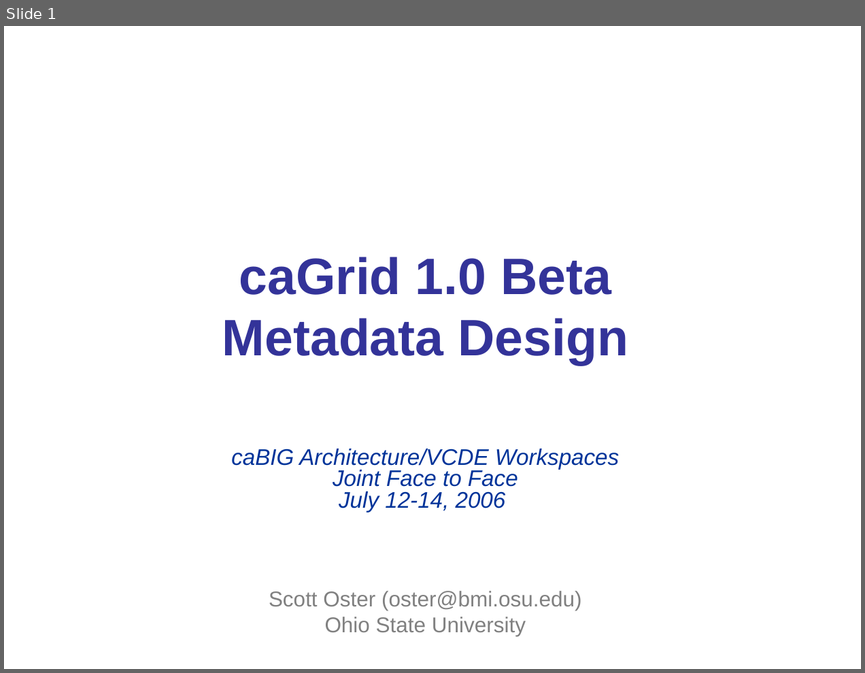
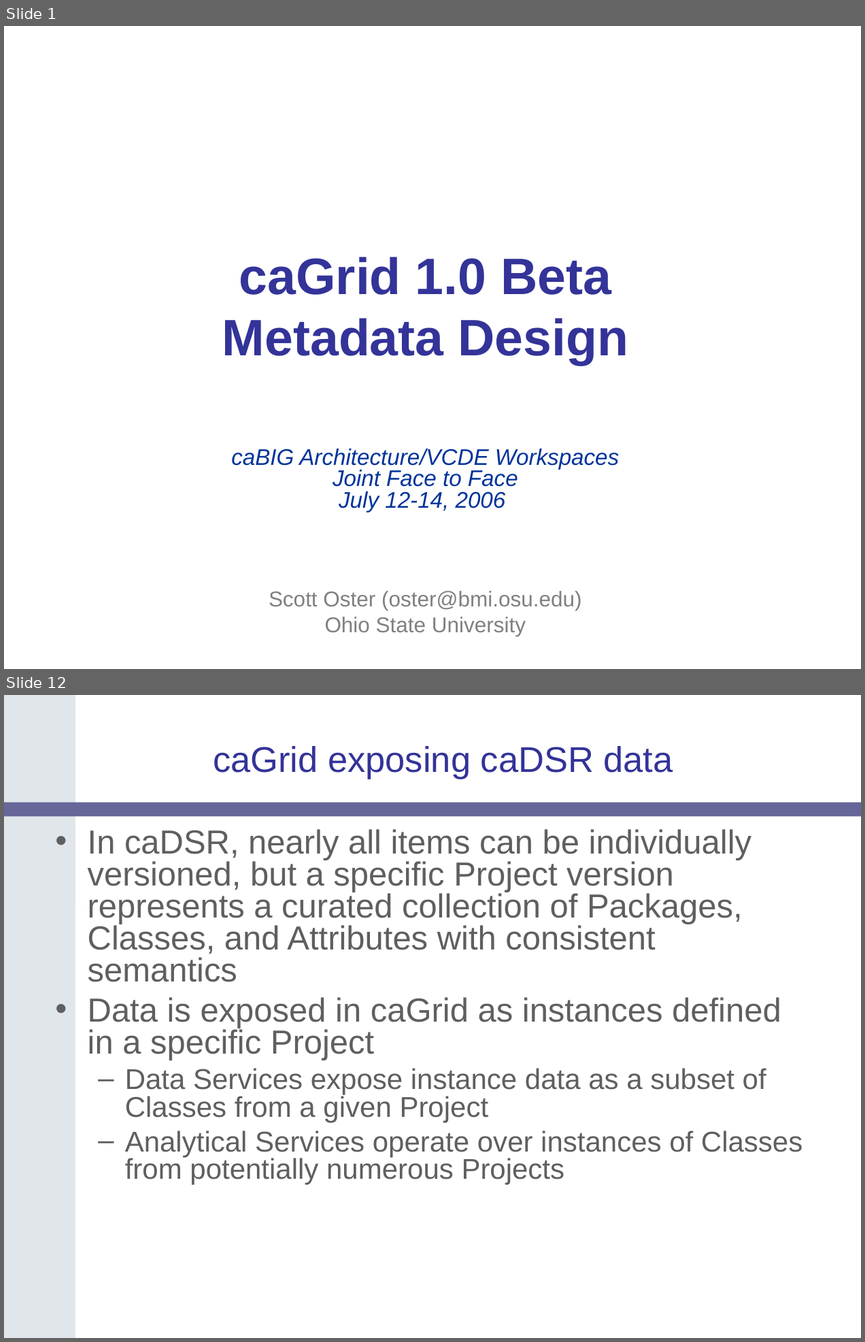
Before and after one commit to NCIP/cagrid-portal, a slide deck: cagrid-1-0/Documentation/presentations/200607_VCDE_ARCH/caGrid-1.0_Beta_Metadata.ppt. Shown one above the other, each under a label of ours: slide 1 before the commit, slides 1 and 12 after it; the slides between them are not shown. The pictures are 865x673 and 865x1342 pixels, drawn with LibreOffice and Linux fonts; fonts in the diff are those of the drawing; background and template pictures are left out. Boxes give left, top, right and bottom in pixels: in the first picture for what was removed or moved away, otherwise in the second. Text is boxed around its words. In the diff, an @@ line names an element or a change of style, - is before the commit and + after.

```diff
--- a/cagrid-1-0/Documentation/presentations/200607_VCDE_ARCH/caGrid-1.0_Beta_Metadata.ppt
+++ b/cagrid-1-0/Documentation/presentations/200607_VCDE_ARCH/caGrid-1.0_Beta_Metadata.ppt
@@ slide 12 added at bbox=[4, 695, 861, 1338], background #FFFFFF @@
@@ freeform shape added at bbox=[4, 695, 75, 1338], fill #E1E6EB @@
@@ title added at bbox=[213, 746, 672, 779], 30 pt, text #333399 @@
+caGrid exposing caDSR data
@@ rounded rectangle added at bbox=[4, 802, 861, 817], fill #666699 @@
@@ text added at bbox=[88, 829, 802, 1184], 28 pt, text #5F5F5F @@
+• In caDSR, nearly all items can be individually versioned, but a specific Project version represents a curated collection of Packages, Classes, and Attributes with consistent semantics
+• Data is exposed in caGrid as instances defined in a specific Project
+  – Data Services expose instance data as a subset of Classes from a given Project
+  – Analytical Services operate over instances of Classes from potentially numerous Projects
```
Also in this commit, not shown: 41 other slides added, 1 slide removed.
